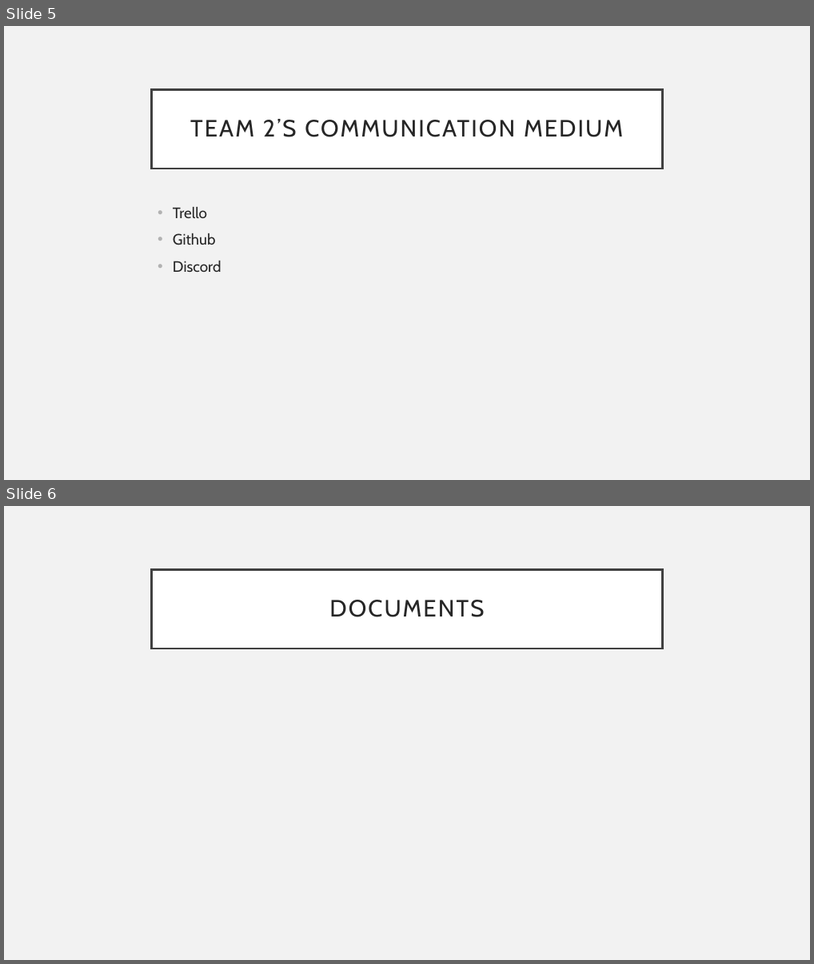
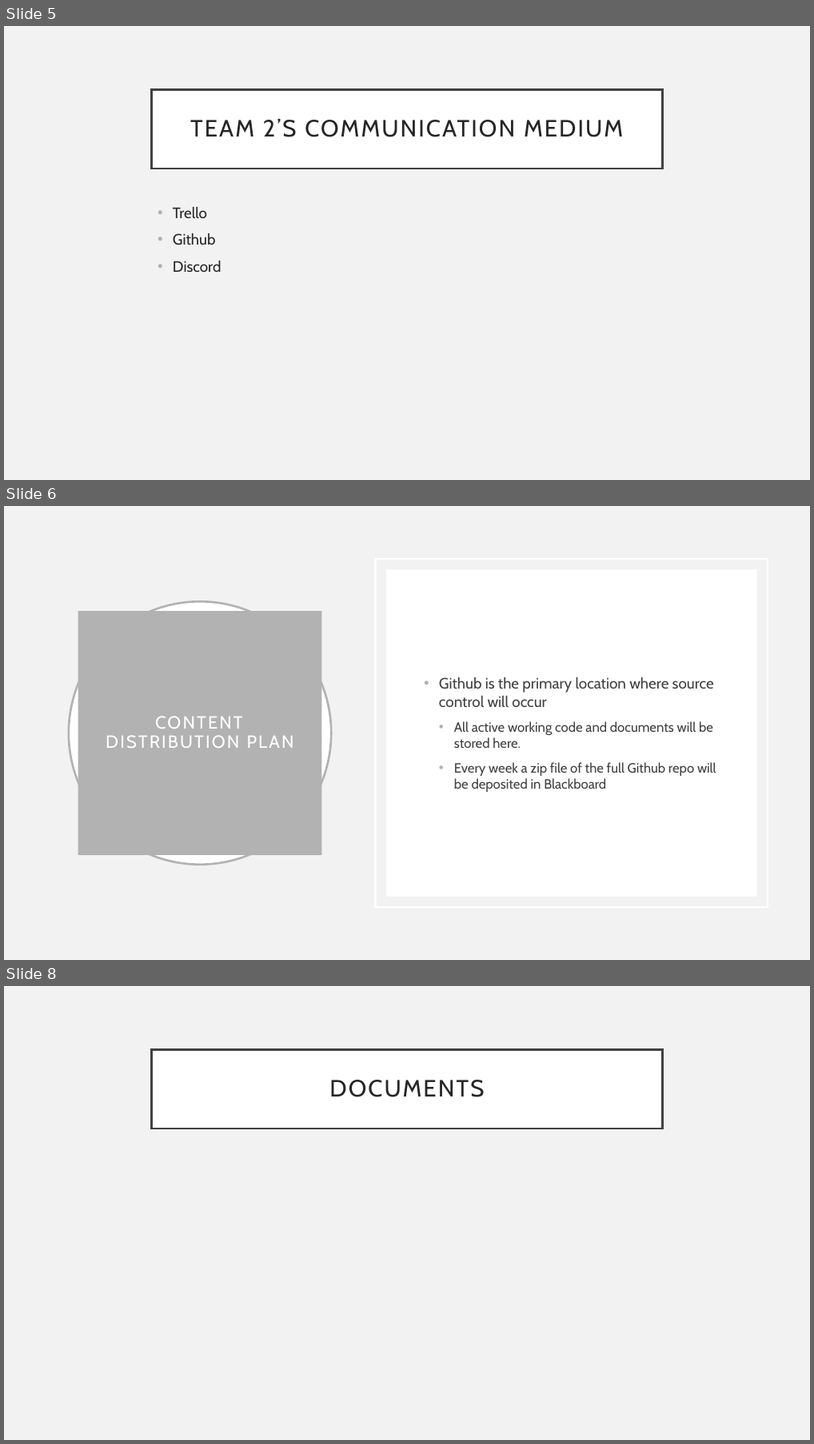
Before and after one commit to Thatawesomeguy4/FiddlePracticeAppCPSC4910, a slide deck: Fid’Lin Presentation.pptx. Shown one above the other, each under a label of ours: slides 5 and 6 before the commit, slides 5, 6 and 8 after it; the slides between them are not shown. The pictures are 814x964 and 814x1444 pixels, drawn with LibreOffice and Linux fonts; fonts in the diff are those of the drawing. Boxes give left, top, right and bottom in pixels: in the first picture for what was removed or moved away, otherwise in the second. Text is boxed around its words. In the diff, an @@ line names an element or a change of style, - is before the commit and + after.

```diff
--- a/Fid’Lin Presentation.pptx
+++ b/Fid’Lin Presentation.pptx
@@ slide 6 added at (4, 506, 810, 960), background #F2F2F2 @@
@@ rectangle added at (375, 559, 768, 907), outline #FFFFFF 2.5 pt @@
@@ rectangle added at (386, 569, 757, 896), fill #FFFFFF @@
@@ ellipse added at (69, 601, 331, 864), fill #FFFFFF, outline #B2B2B2 2.5 pt @@
@@ title added at (78, 612, 322, 855), fill #B2B2B2, 21 pt, text #FFFFFF @@
+CONTENT DISTRIBUTION PLAN
@@ text added at (439, 677, 717, 792), 16 pt, text #404040 @@
+• Github is the primary location where source control will occur
+  • All active working code and documents will be stored here.
+  • Every week a zip file of the full Github repo will be deposited in Blackboard
@@ what was slide 6 is now slide 8 @@
```
Also in this commit, not shown: 1 other slide added.
